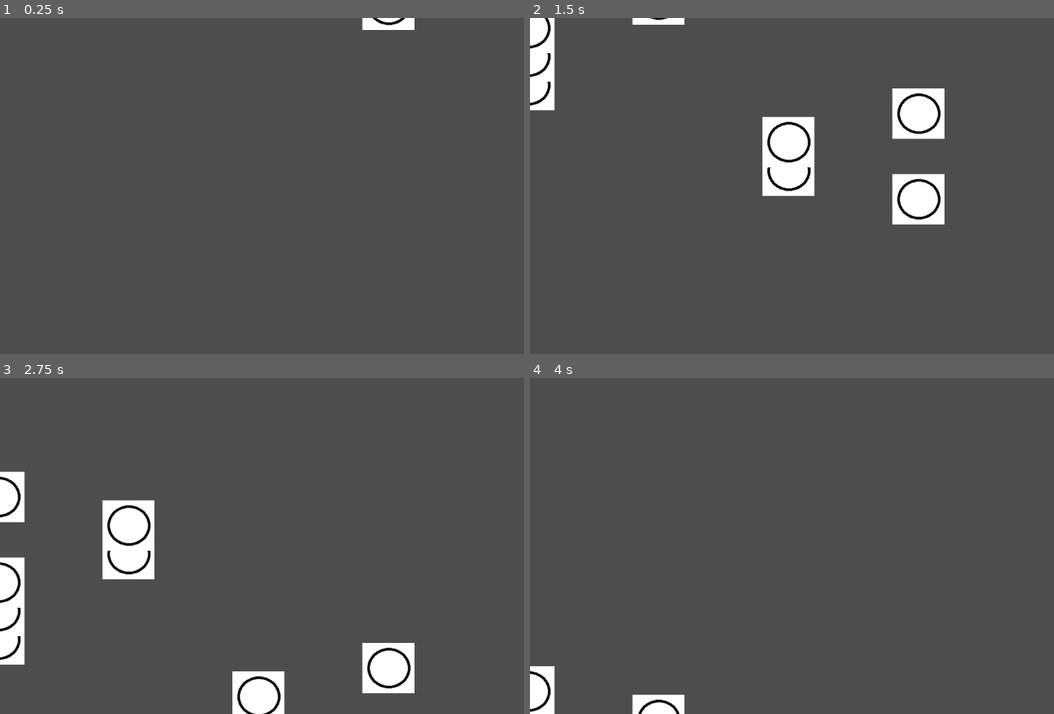
Above: before the commit, frames 1-4 (two rows, left to right).
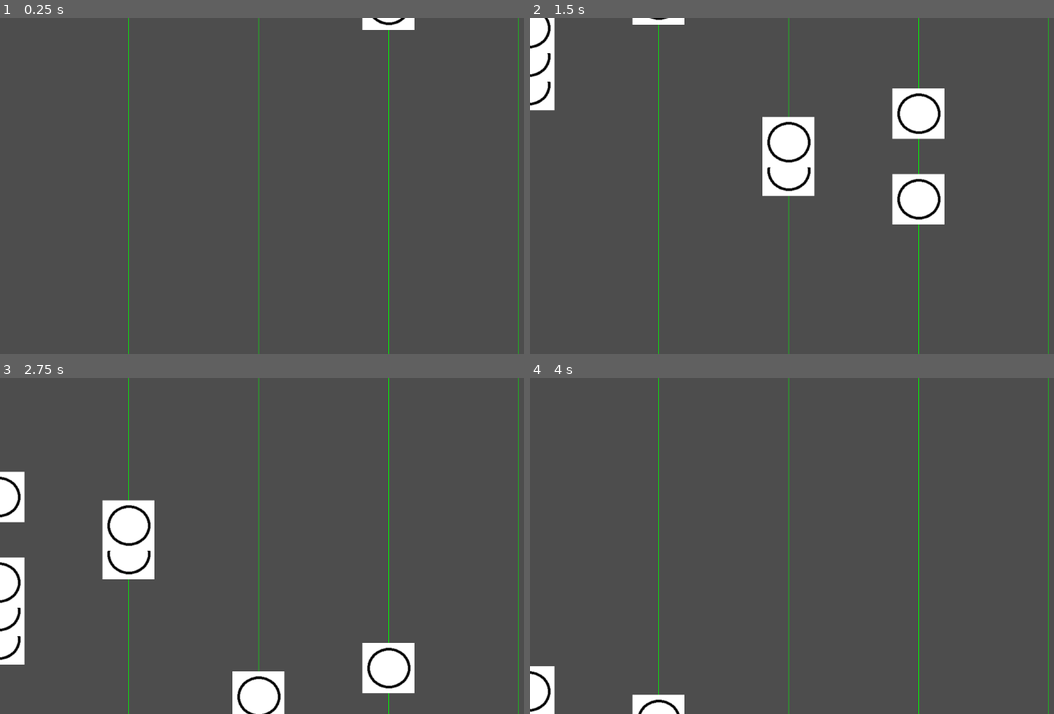
Above: after the commit, the same moments.

Repository: Atuuh/godot-wild-jam-79
Game: Godot game, scene res://asteroid-dodge/asteroid-dodge.tscn
Two runs of this game, one before a commit and one after it. Both use one fixed random seed, a clock stepped at 60 frames per second and the inputs below. The project has no main scene, so this scene is started directly.
Inputs:
- Up to frame 1 (0.25 s): no input
- Up to frame 2 (1.5 s): no input
- Up to frame 3 (2.75 s): no input
- Up to frame 4 (4 s): no input

The runs differ from the first frame. In frame 1, 0.7% of the frame differs, in the area x 24-99%, y 0-100%; in frame 2, 0.6%; in frame 3, 0.6%; in frame 4, 0.7%.

Commit message:
Add level completed signal

Diff:
--- a/asteroid-dodge/asteroid-dodge.gd
+++ b/asteroid-dodge/asteroid-dodge.gd
@@ -1,6 +1,6 @@
 class_name AsteroidDodge
 
-extends Node
+extends Node2D
 
 const AsteroidScene = preload("res://asteroid-dodge/asteroid/asteroid.tscn")
 
@@ -16,19 +16,36 @@
 @export var asteroid_spawn_rate: float
 @export var asteroid_root: Node2D
 
+signal completed()
+
 var _state: State
 var _asteroids_spawned: int
+var _asteroids_remaining: int
 var _rng: RandomNumberGenerator
 
 func _ready() -> void:
+    completed.connect(_test)
     _state = State.IN_PROGRESS
+    _asteroids_remaining = asteroid_count
     _rng = RandomNumberGenerator.new()
     while _state != State.COMPLETE and _asteroids_spawned < asteroid_count:
         _spawn_asteroid()
         await get_tree().create_timer(asteroid_spawn_rate).timeout
 
+func _process(_delta: float) -> void:
+    if not _state == State.COMPLETE and _asteroids_remaining == 0:
+        _state = State.COMPLETE
+        completed.emit()
+
 func _draw() -> void:
-    pass
+    if not OS.is_debug_build():
+        pass
+    for track in range(track_count):
+        var track_position: float = _get_track_position(track)
+        draw_line(Vector2(track_position, 0), Vector2(track_position, 1000), Color.GREEN)
+
+func _test() -> void:
+    print("Asteroids completed")
 
 func _spawn_asteroid() -> void:
     var asteroid: Asteroid = AsteroidScene.instantiate();
@@ -40,9 +57,12 @@
     asteroid_root.add_child(asteroid)
 
 func _on_asteroid_despawned() -> void:
-    print("asteroid despawned")
+    _asteroids_remaining -= 1
+
+func _get_track_position(track_number: int) -> float:
+    var offset: float = track_count / 2.0
+    return track_number * track_spacing - offset
 
 func _get_random_track_position() -> float:
     var track: int = _rng.randi_range(0, track_count - 1)
-    var offset: float = track_count / 2.0
-    return track * track_spacing - offset
+    return _get_track_position(track)
